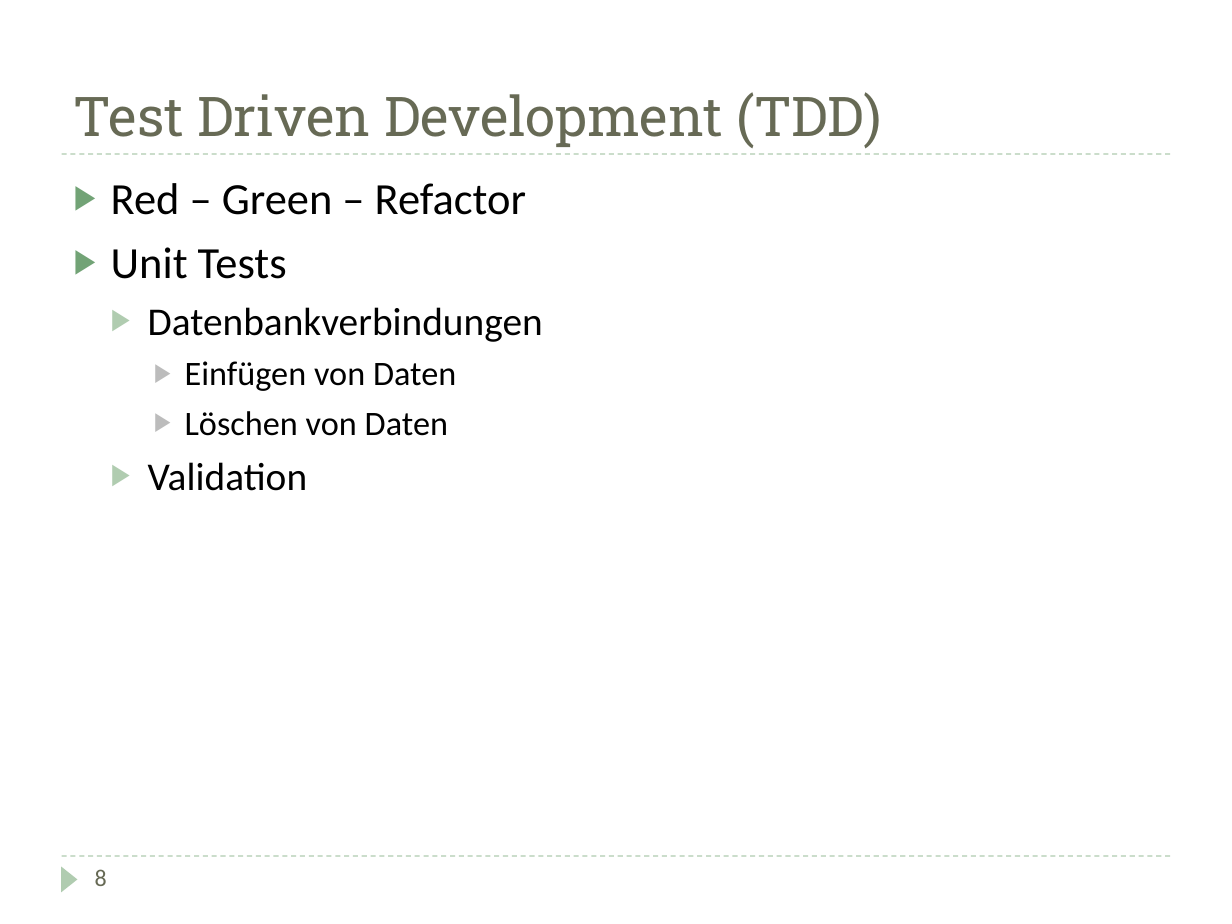
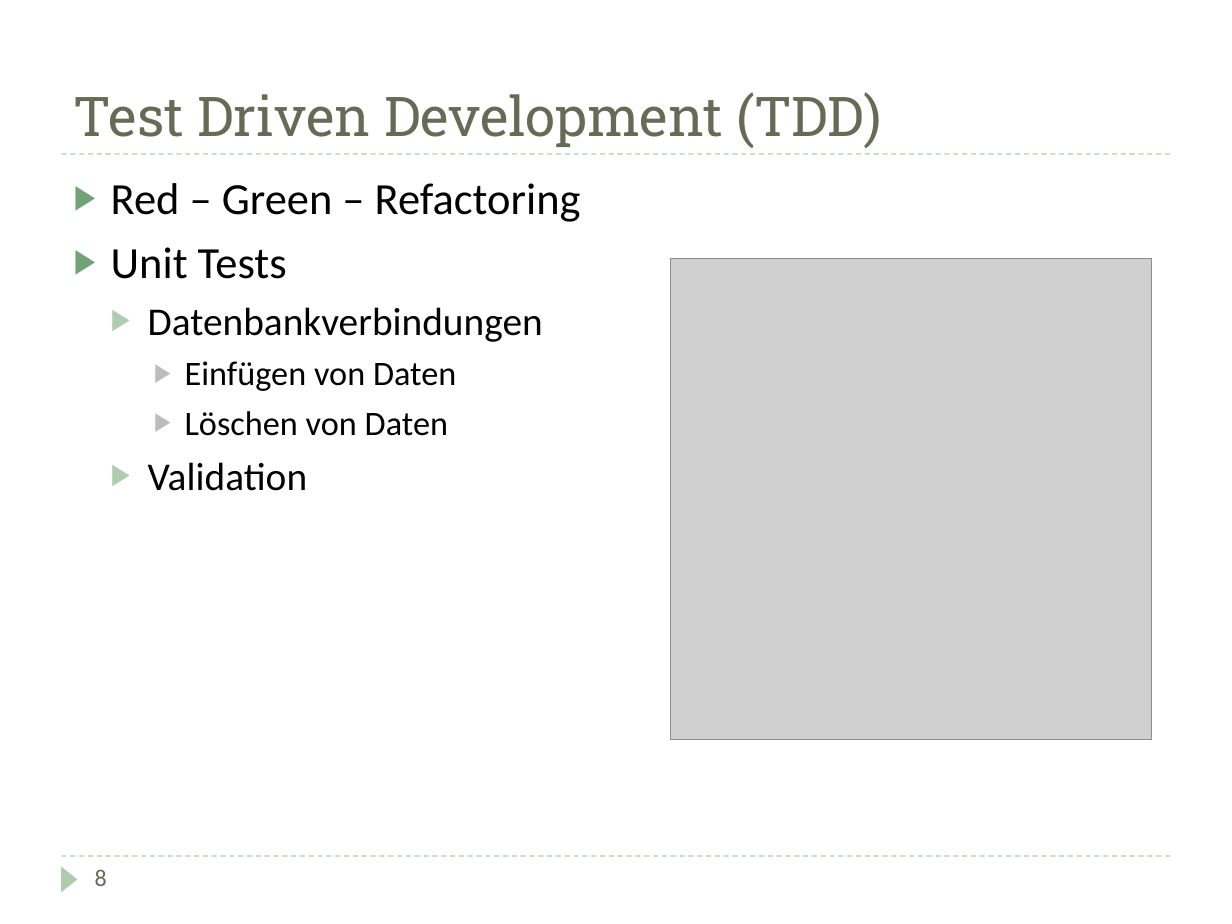
Before and after one commit to DarksideCode/Inventory-Management-System, a slide deck: slide 9 of Doku/Präsentation.pptx. Drawn at 1232x924 pixels with LibreOffice and Linux fonts; fonts in the diff are those of the drawing; grey boxes stand for pictures. Boxes give left, top, right and bottom in pixels: in the first picture for what was removed or moved away, otherwise in the second. Text is boxed around its words. In the diff, an @@ line names an element or a change of style, - is before the commit and + after.

```diff
--- a/Doku/Präsentation.pptx
+++ b/Doku/Präsentation.pptx
@@ text at [111,183,581,222]: text changed @@
-▶ Red – Green – Refactor
+▶ Red – Green – Refactoring
@@ picture added at [670,259,1152,740] @@
```
Also in this commit, not shown: 3 other slides changed, 3 other files.
